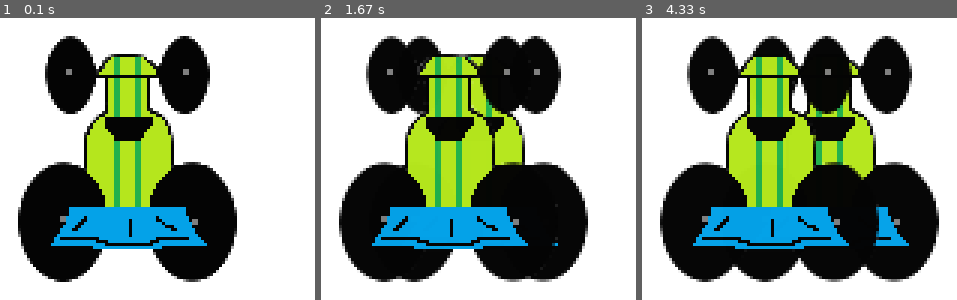
Above: before the commit, frames 1-3 (left to right).
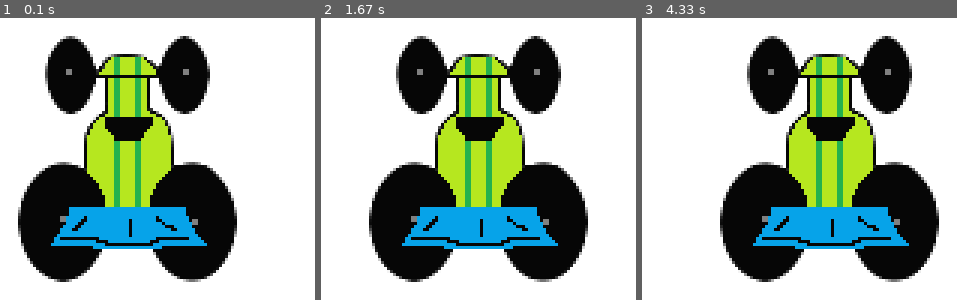
Above: after the commit, the same moments.

Repository: KJSCE-Codecell/Pygame-Workshop
Game: pygame game, started from main.py
Two runs of this game, one before a commit and one after it. Both use one fixed random seed, a clock stepped at 60 frames per second and the inputs below.
Inputs:
- Up to frame 1 (0.1 s): no input
- Up to frame 2 (1.67 s): hold Right 0.33-0.8 s; hold Right 0.83-1.3 s; hold Left from 1.33 s (still down)
- Up to frame 3 (4.33 s): release Left at 1.87 s; hold Left 1.9-2.3 s; hold Right 2.33-2.97 s; hold Left 3-3.47 s; hold Right 3.5-3.97 s; hold Right from 4 s (still down)

The runs differ from the first frame. In frame 1, 2.1% of the frame differs, in the area x 5-76%, y 6-94%; in frame 2, 24%; in frame 3, 32%.

Commit message:
Add block

Diff:
--- /dev/null
+++ b/block.py
@@ -0,0 +1 @@
+block.py
--- a/main.py
+++ b/main.py
@@ -4,11 +4,11 @@
 def main():
     pygame.init()   #Initialize Pygame
 
-#Initializing display resolution variables
+	#Initializing display resolution variables
     display_width = 800
     display_height = 600
 
-#Initializing color tuples in format (r, g, b)
+	#Initializing color tuples in format (r, g, b)
     black = (0, 0, 0)
     white = (255, 255, 255)
 
@@ -18,15 +18,18 @@
 
     '''
         Pygame works in a loop
-        The crashed variable is a boolean flag to indicate if the loop needs\
+        The exit_game variable is a boolean flag to indicate if the loop needs\
                 to be exited.
     '''
+
     exit_game = False
 
     car_image = pygame.image.load('racecar.png')    #Load car sprite
     car_dimensions = car_image.get_rect().size    #Get car dimensions in form of a tuple
     mycar = carmodule.car(car_image, (display_width*0.45), (display_height*0.8))    #Create object for first car with default key_bindings
-    mycar_two = carmodule.car(car_image, (display_width*0.45), (display_height*0.8), pygame.K_a, pygame.K_f)    #Create object for second car with ASDF key bindings
+    '''
+        Add two player functionality
+    '''
 
     while not exit_game:
 
@@ -34,11 +37,9 @@
             if event.type == pygame.QUIT:
                 exit_game = True
             mycar.move_car(event)
-            mycar_two.move_car(event)
 
         game_display.fill(white)
         mycar.draw_car(game_display)
-        mycar_two.draw_car(game_display)
 
         pygame.display.update() #Update the screen
                                 #If parameter is mentioned, update only that part
